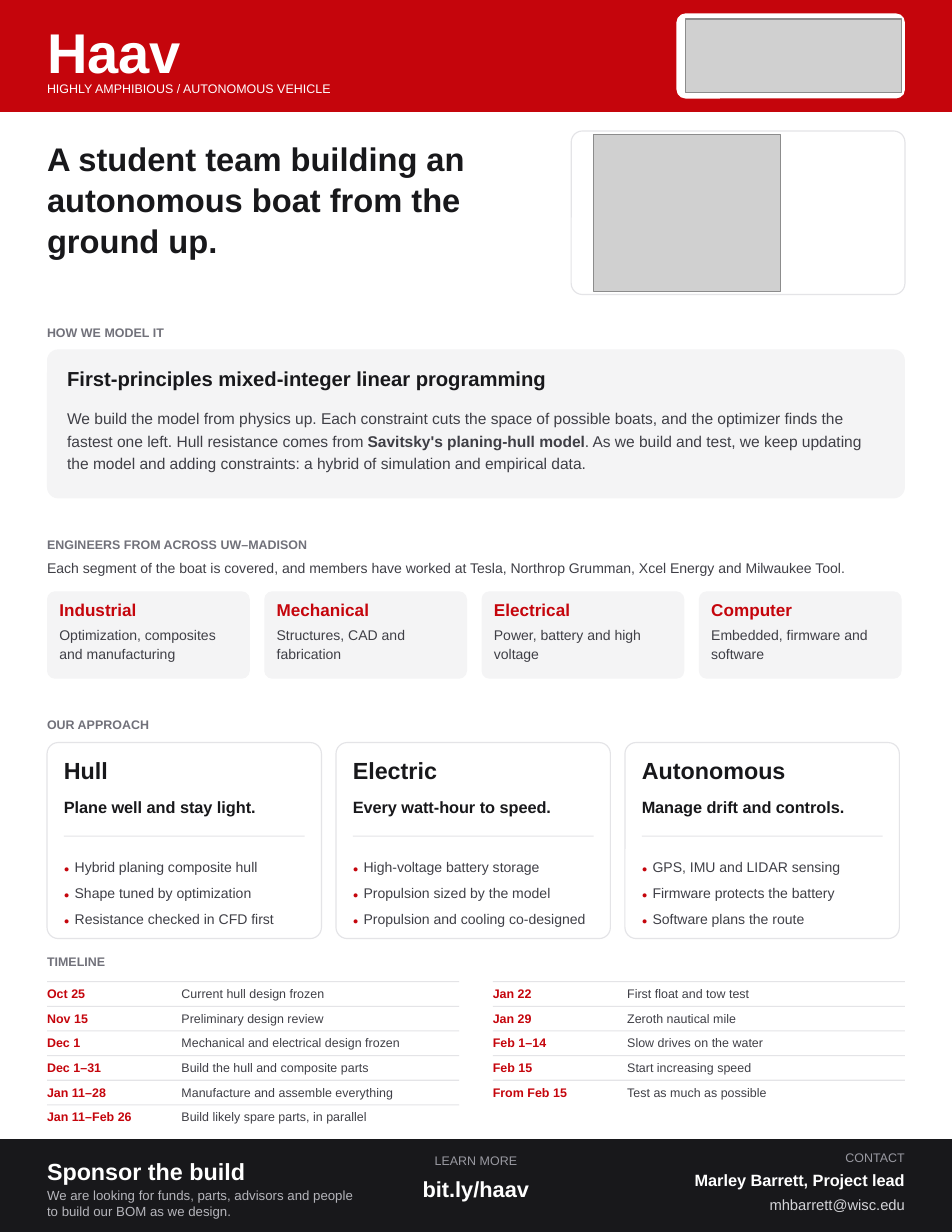
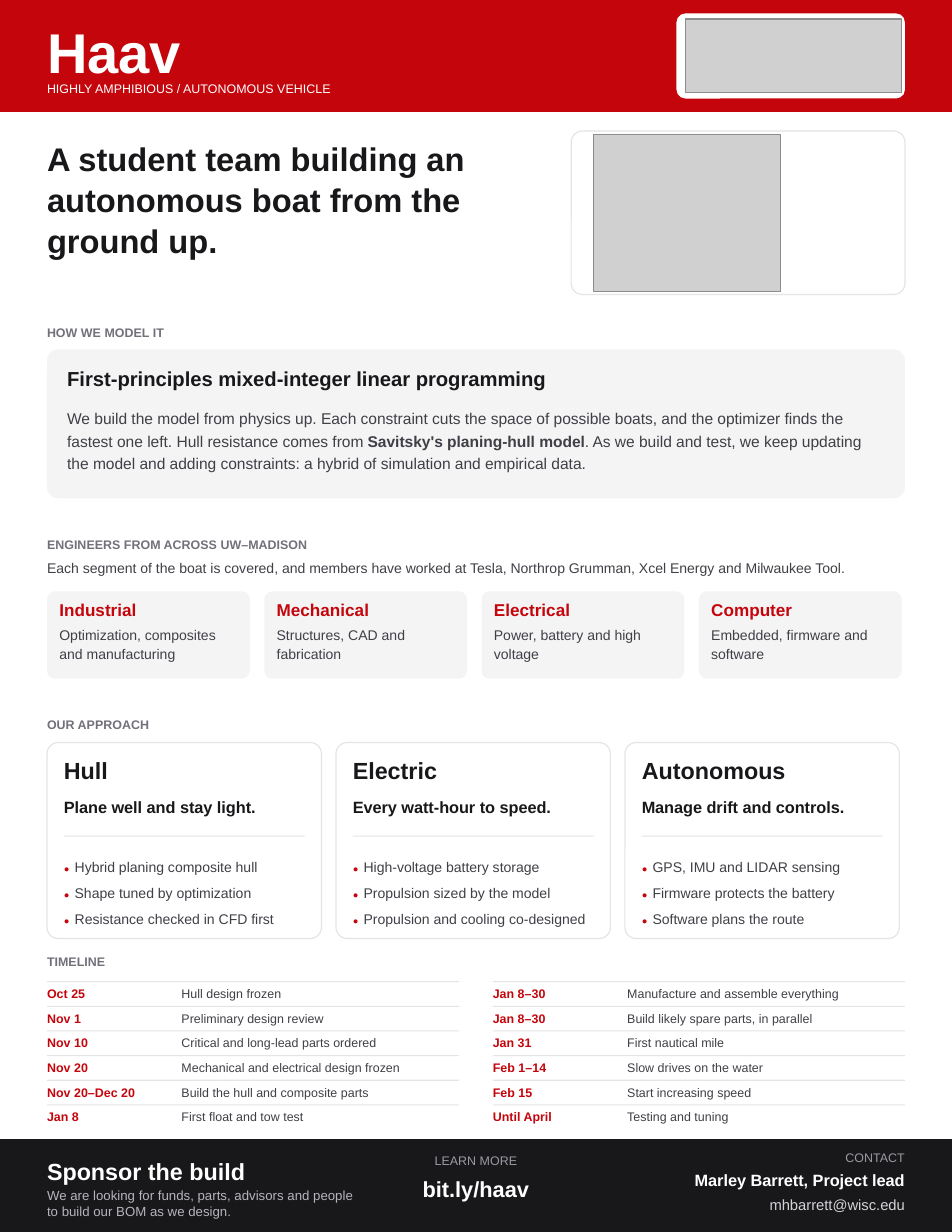
Before and after one commit to MarMar888/hav, a slide deck: slide 1 of dashboard/public/haav-handout.pptx. Drawn at 952x1232 pixels with LibreOffice and Linux fonts; fonts in the diff are those of the drawing; grey boxes stand for pictures. Boxes give left, top, right and bottom in pixels: in the first picture for what was removed or moved away, otherwise in the second. Text is boxed around its words. In the diff, an @@ line names an element or a change of style, - is before the commit and + after.

```diff
--- a/dashboard/public/haav-handout.pptx
+++ b/dashboard/public/haav-handout.pptx
@@ text at <box>181,989,282,1001</box>: text changed @@
-Current hull design frozen
+Hull design frozen
@@ text at <box>493,989,546,998</box>: text changed @@
-Jan 22
+Jan 8–30
@@ text at <box>627,989,839,1001</box>: text changed @@
-First float and tow test
+Manufacture and assemble everything
@@ text at <box>47,1014,81,1023</box>: text changed @@
-Nov 15
+Nov 1
@@ text at <box>493,1014,546,1023</box>: text changed @@
-Jan 29
+Jan 8–30
@@ text at <box>627,1014,812,1026</box>: text changed @@
-Zeroth nautical mile
+Build likely spare parts, in parallel
@@ text at <box>47,1038,88,1047</box>: text changed @@
-Dec 1
+Nov 10
@@ text added at <box>181,1038,376,1050</box>, 8 pt, text #3F3F46 @@
+Critical and long-lead parts ordered
@@ text added at <box>493,1038,532,1047</box>, 8 pt, text #C5050C, bold @@
+Jan 31
@@ text added at <box>627,1038,724,1047</box>, 8 pt, text #3F3F46 @@
+First nautical mile
@@ text at <box>47,1063,88,1072</box>: text changed @@
-Dec 1–31
+Nov 20
@@ text removed at <box>493,1063,532,1072</box> @@
-Feb 15
@@ text at <box>47,1088,135,1097</box>: text changed @@
-Jan 11–28
+Nov 20–Dec 20
@@ text removed at <box>181,1088,393,1100</box> @@
-Manufacture and assemble everything
@@ text at <box>493,1088,532,1097</box>: text changed @@
-From Feb 15
+Feb 15
@@ rectangle added at <box>493,1104,905,1105</box>, fill #E4E4E7 @@
@@ 5 texts: place and size @@
-5 texts at <box>181,1038,763,1075</box>
+5 texts at <box>181,1063,763,1100</box>
@@ text removed at <box>627,1088,767,1100</box> @@
-Test as much as possible
@@ text at <box>47,1112,79,1121</box>: text changed @@
-Jan 11–Feb 26
+Jan 8
@@ text at <box>181,1112,303,1121</box>: text changed @@
-Build likely spare parts, in parallel
+First float and tow test
@@ text added at <box>493,1112,552,1124</box>, 8 pt, text #C5050C, bold @@
+Until April
@@ text added at <box>627,1112,728,1124</box>, 8 pt, text #3F3F46 @@
+Testing and tuning
```
Also in this commit, not shown: 5 other files.
